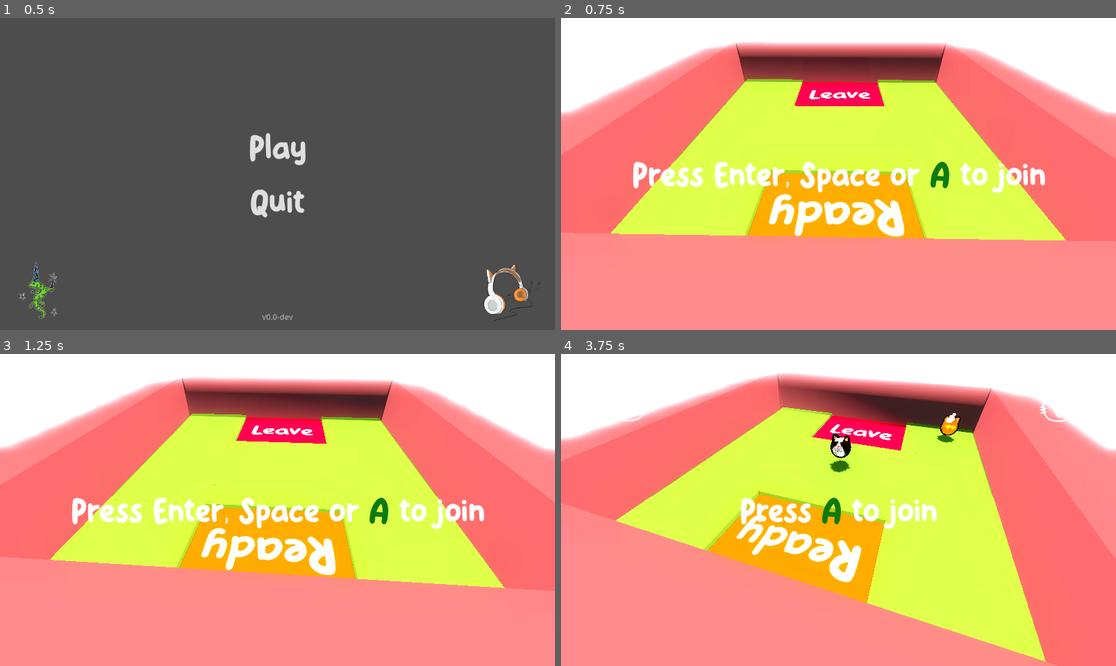
Above: before the commit, frames 1-4 (two rows, left to right).
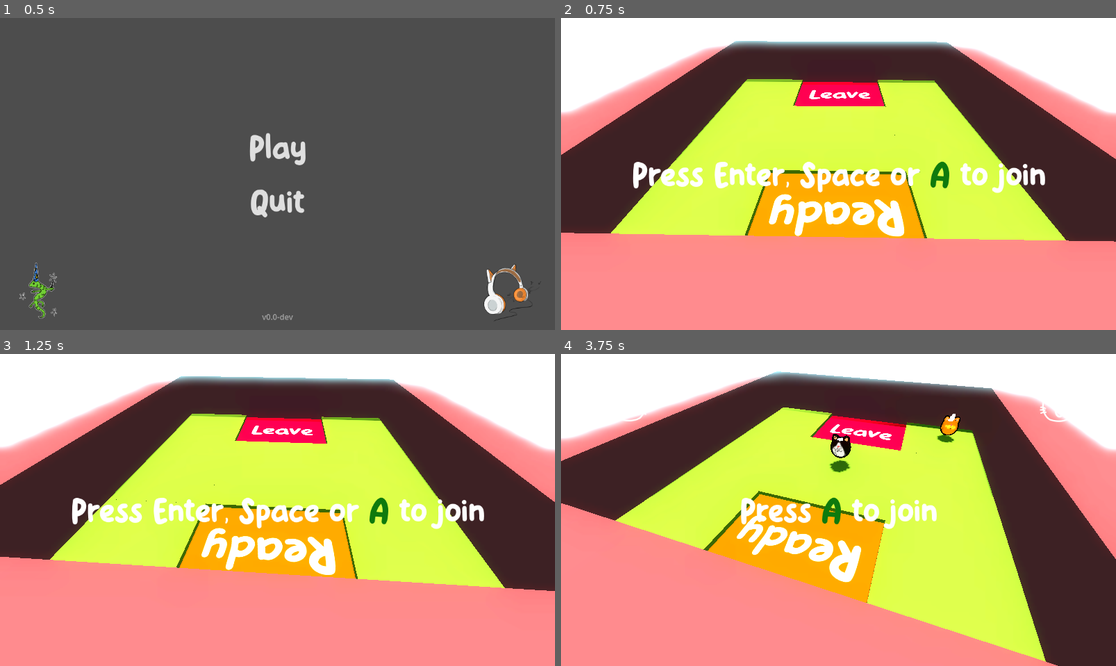
Above: after the commit, the same moments.

Repository: HedgeLizards/ggj24
Game: Godot game, scene res://scenes/start.tscn
Same seed, same stepped clock (60 frames per second), same inputs: the game is played once before the commit and once after it. Sound files missing from this copy of the repository are replaced by a short silence.
Inputs (mouse positions are in pixels of both pictures, inside the frame that each line leads up to):
- Up to frame 1 (0.5 s): no input
- Up to frame 2 (0.75 s): click "Play" at 0.5 s
- Up to frame 3 (1.25 s): no input
- Up to frame 4 (3.75 s): tap Enter (join_1) at 1.25, 2.1 s; move the mouse to (960, 494) at 1.27 s; tap Space (join_0) at 1.35, 3.6 s; move the mouse to (727, 525) at 2.02 s; move the mouse to (894, 441) at 2.77 s; tap M at 2.85 s; move the mouse to (810, 572) at 3.52 s

Frame 1 is identical in both runs. In frame 2, 22% of the frame differs, in the area x 0-100%, y 7-72%; in frame 3, 22%; in frame 4, 23%, in the area x 0-100%, y 5-100%.

Commit message:
Tweaks and Fixes

Diff:
--- a/art/Particles/cloudtrail.tres
+++ b/art/Particles/cloudtrail.tres
@@ -9,7 +9,7 @@
 
 [resource]
 emission_shape = 1
-emission_sphere_radius = 1.0
+emission_sphere_radius = 0.5
 gravity = Vector3(2.08165e-12, 2.08165e-12, 2.08165e-12)
 damping_min = 1.0
 damping_max = 1.0
--- a/art/Textures/Levelcolors/ground.tres
+++ b/art/Textures/Levelcolors/ground.tres
@@ -1,6 +1,5 @@
-[gd_resource type="StandardMaterial3D" format=3 uid="uid://b4rkfiuoff2m5"]
+[gd_resource type="StandardMaterial3D" format=3 uid="uid://dganwa628yu2f"]
 
 [resource]
-diffuse_mode = 3
 specular_mode = 1
 albedo_color = Color(0.513115, 0.533138, 0.216995, 1)
--- a/art/Textures/Levelcolors/wall.tres
+++ b/art/Textures/Levelcolors/wall.tres
@@ -1,6 +1,5 @@
 [gd_resource type="StandardMaterial3D" format=3 uid="uid://csf5w5n6wn7f"]
 
 [resource]
-diffuse_mode = 3
 specular_mode = 1
 albedo_color = Color(0.690196, 0.309804, 0.309804, 1)
--- a/art/Textures/water.tres
+++ b/art/Textures/Levelcolors/water.tres
@@ -2,7 +2,6 @@
 
 [resource]
 cull_mode = 2
-diffuse_mode = 3
 specular_mode = 1
 albedo_color = Color(0.207843, 0.54902, 1, 1)
 use_particle_trails = true
--- a/art/Textures/Levelcolors/wood.tres
+++ b/art/Textures/Levelcolors/wood.tres
@@ -1,6 +1,5 @@
 [gd_resource type="StandardMaterial3D" format=3 uid="uid://df7bxhyrup31q"]
 
 [resource]
-diffuse_mode = 3
 specular_mode = 1
 albedo_color = Color(0.6, 0.2818, 0.084, 1)
--- a/art/Textures/ground.tres
+++ /dev/null
@@ -1,4 +0,0 @@
-[gd_resource type="StandardMaterial3D" format=3 uid="uid://dganwa628yu2f"]
-
-[resource]
-albedo_color = Color(0.513115, 0.533138, 0.216995, 1)
--- a/scenes/Disc.tscn
+++ b/scenes/Disc.tscn
@@ -1,10 +1,14 @@
-[gd_scene load_steps=11 format=3 uid="uid://ct2n8xyipopbu"]
+[gd_scene load_steps=13 format=3 uid="uid://ct2n8xyipopbu"]
 
-[ext_resource type="Material" uid="uid://dganwa628yu2f" path="res://art/Textures/ground.tres" id="1_dpwwe"]
+[ext_resource type="Material" uid="uid://csf5w5n6wn7f" path="res://art/Textures/Levelcolors/wall.tres" id="2_61qte"]
 [ext_resource type="Script" path="res://code/Ramp.gd" id="2_v17hg"]
+[ext_resource type="Material" uid="uid://df7bxhyrup31q" path="res://art/Textures/Levelcolors/wood.tres" id="3_m3y8y"]
+
+[sub_resource type="StandardMaterial3D" id="StandardMaterial3D_8ysau"]
+albedo_color = Color(0.513115, 0.533138, 0.216995, 1)
 
 [sub_resource type="CylinderMesh" id="CylinderMesh_ewn05"]
-material = ExtResource("1_dpwwe")
+material = SubResource("StandardMaterial3D_8ysau")
 top_radius = 40.0
 bottom_radius = 40.0
 height = 8.0
@@ -52,6 +56,7 @@
 
 [node name="ObstaceRamp" type="MeshInstance3D" parent="Ramp"]
 transform = Transform3D(1, 0, 1.01821e-08, 0, 1, 0, 1.01821e-08, 0, 1, 4, 2.08165e-12, 20)
+material_override = ExtResource("2_61qte")
 mesh = SubResource("PrismMesh_nbwa5")
 skeleton = NodePath("../../MeshInstance3D")
 
@@ -62,6 +67,7 @@
 
 [node name="ObstaceRamp2" type="MeshInstance3D" parent="Ramp"]
 transform = Transform3D(1, 0, 1.01821e-08, 0, 1, 0, 1.01821e-08, 0, 1, -4, 2.08165e-12, -20)
+material_override = ExtResource("2_61qte")
 mesh = SubResource("PrismMesh_vnhbm")
 skeleton = NodePath("../../MeshInstance3D")
 
@@ -72,6 +78,7 @@
 
 [node name="Axis" type="MeshInstance3D" parent="Ramp"]
 transform = Transform3D(1, 0, 0, 0, 1, 0, 0, 0, 1, 0, 4, 0)
+material_override = ExtResource("3_m3y8y")
 mesh = SubResource("CylinderMesh_l8xmh")
 
 [node name="StaticBody3D" type="StaticBody3D" parent="Ramp/Axis"]
--- a/scenes/Splash.tscn
+++ b/scenes/Splash.tscn
@@ -1,7 +1,7 @@
 [gd_scene load_steps=7 format=3 uid="uid://da0xobyjc316q"]
 
 [ext_resource type="Script" path="res://code/splash.gd" id="1_ancs0"]
-[ext_resource type="Material" uid="uid://jkubgtbm47jo" path="res://art/Textures/water.tres" id="1_hjjqq"]
+[ext_resource type="Material" uid="uid://jkubgtbm47jo" path="res://art/Textures/Levelcolors/water.tres" id="1_hjjqq"]
 
 [sub_resource type="Curve" id="Curve_tk310"]
 _data = [Vector2(0, 1), 0.0, 0.0, 0, 0, Vector2(1, 0.488), 0.0, 0.0, 0, 0]
--- a/scenes/levels/LVLtemplate.tscn
+++ b/scenes/levels/LVLtemplate.tscn
@@ -3,7 +3,7 @@
 [ext_resource type="Script" path="res://code/disco.gd" id="1_lm1rw"]
 [ext_resource type="PackedScene" uid="uid://dwksqbyxtxf10" path="res://scenes/water.tscn" id="3_rbiwy"]
 
-[node name="Disco" type="Node3D"]
+[node name="Level" type="Node3D"]
 script = ExtResource("1_lm1rw")
 
 [node name="Spawns" type="Node3D" parent="."]
--- a/scenes/water.tscn
+++ b/scenes/water.tscn
@@ -1,6 +1,6 @@
 [gd_scene load_steps=3 format=3 uid="uid://dwksqbyxtxf10"]
 
-[ext_resource type="Material" uid="uid://jkubgtbm47jo" path="res://art/Textures/water.tres" id="1_4hu67"]
+[ext_resource type="Material" uid="uid://jkubgtbm47jo" path="res://art/Textures/Levelcolors/water.tres" id="1_4hu67"]
 
 [sub_resource type="PlaneMesh" id="PlaneMesh_o0vqe"]
 material = ExtResource("1_4hu67")
